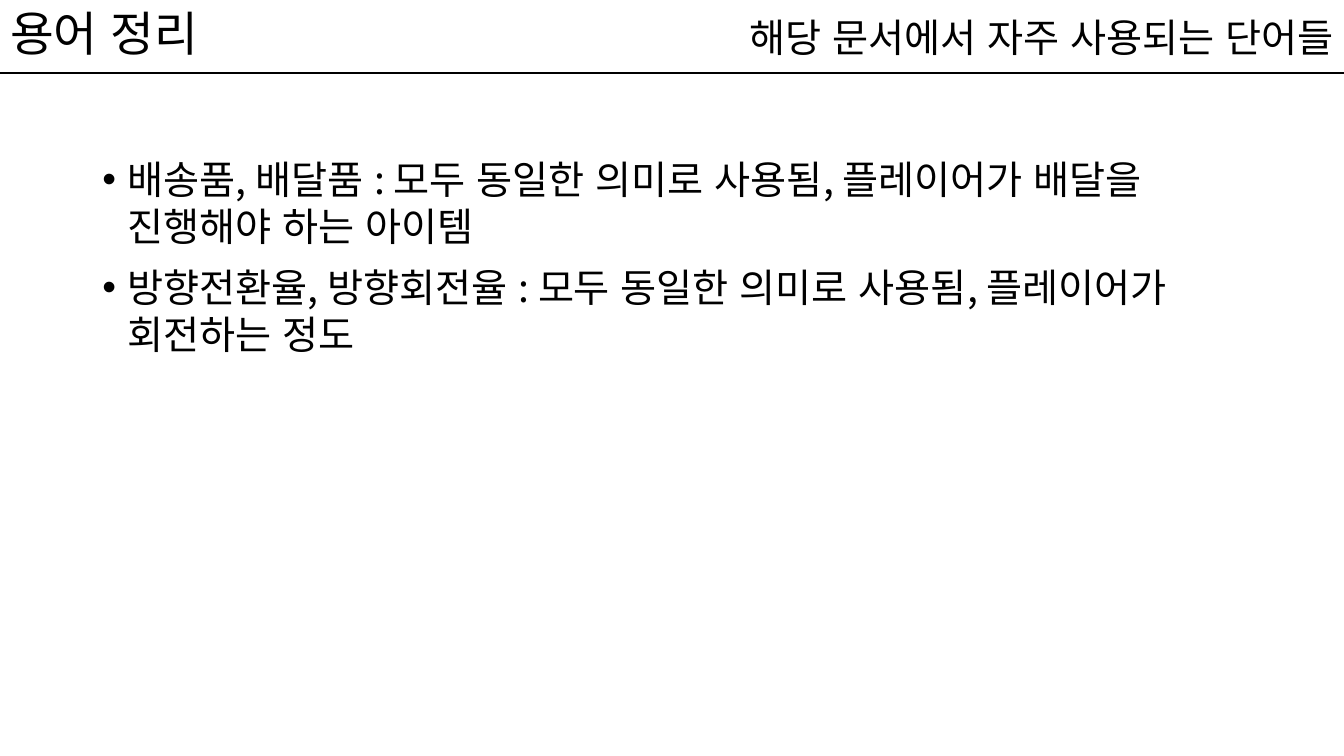
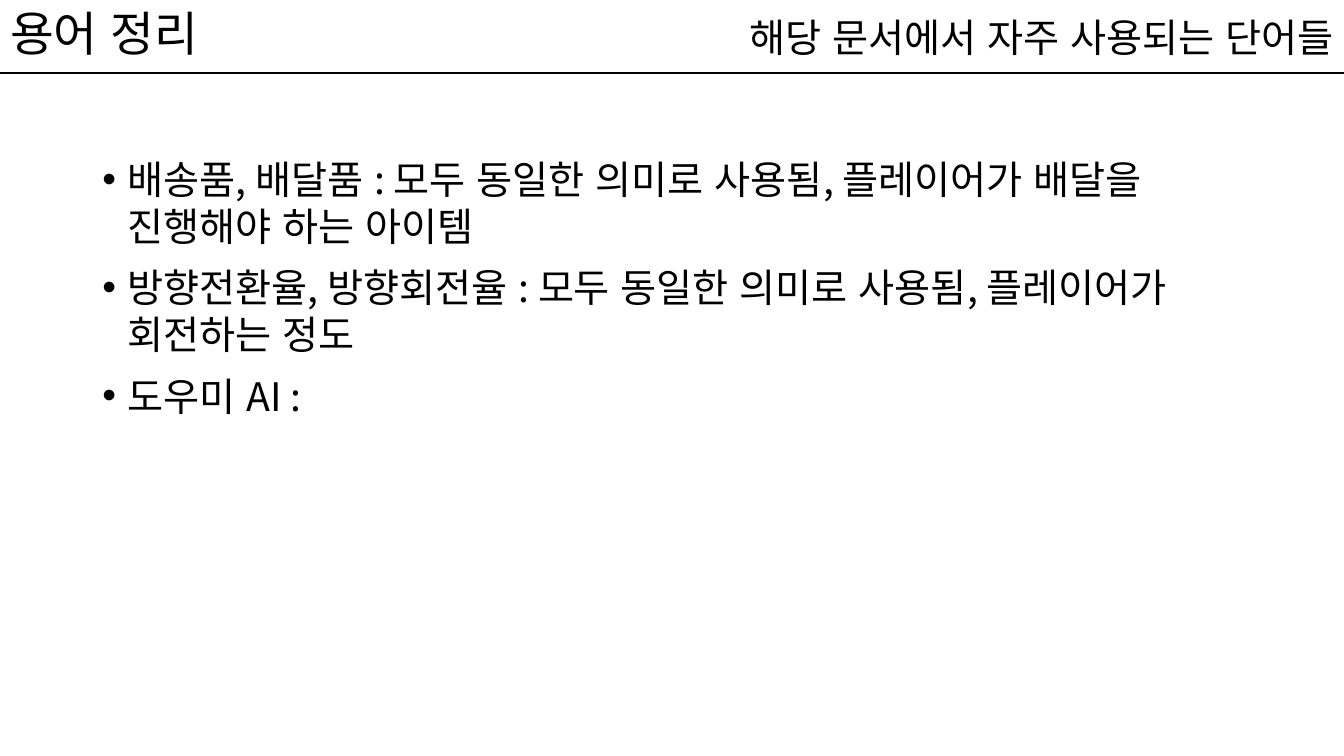
Before and after one commit to kwakyerin/2026_Graduation_Project, a slide deck: slide 2 of documents/HyunahKwon/design/designing/배트와 달트_기획서.pptx. Drawn at 1344x756 pixels with LibreOffice and Linux fonts; fonts in the diff are those of the drawing. Boxes give left, top, right and bottom in pixels: in the first picture for what was removed or moved away, otherwise in the second. Text is boxed around its words. In the diff, an @@ line names an element or a change of style, - is before the commit and + after.

```diff
--- a/documents/HyunahKwon/design/designing/배트와 달트_기획서.pptx
+++ b/documents/HyunahKwon/design/designing/배트와 달트_기획서.pptx
@@ text at box(128, 378, 282, 414): paragraph added @@
+• 도우미 AI :
```
Also in this commit, not shown: 13 other slides changed.
